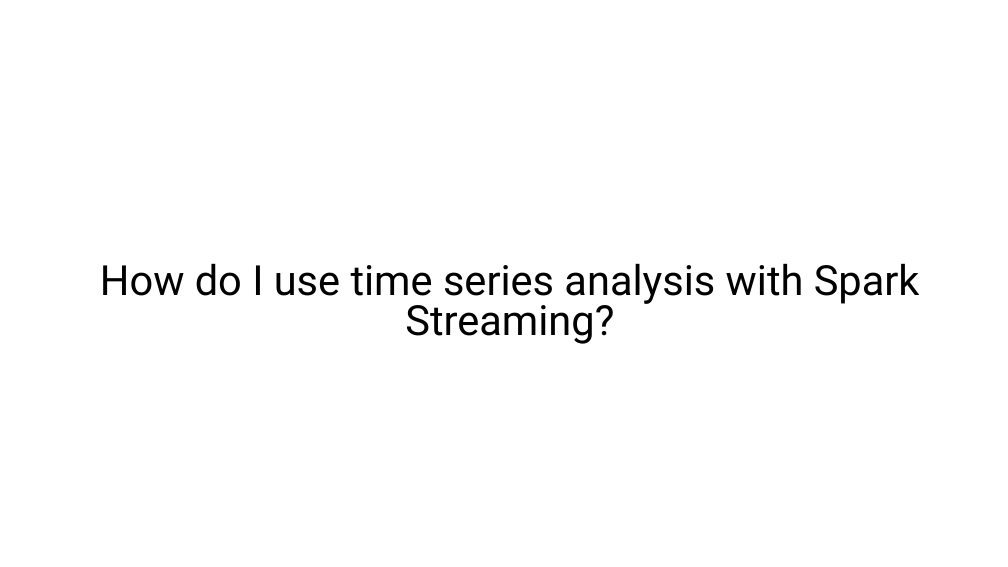
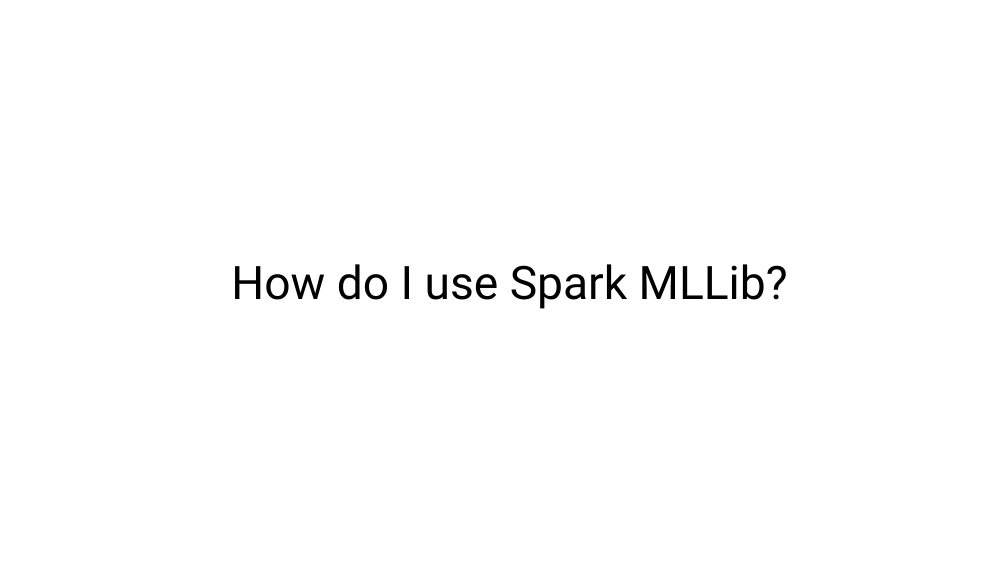
Before and after one commit to ccgcyber/Predictive-Analytics-with-Spark-in-HDInsight, a slide deck: slide 57 of PPT/Module 3.pptx (slide 24 before the commit). Drawn at 1008x567 pixels with LibreOffice and Linux fonts; fonts in the diff are those of the drawing. Boxes give left, top, right and bottom in pixels: in the first picture for what was removed or moved away, otherwise in the second. Text is boxed around its words. In the diff, an @@ line names an element or a change of style, - is before the commit and + after.

```diff
--- a/PPT/Module 3.pptx
+++ b/PPT/Module 3.pptx
@@ title at bbox=[231, 264, 788, 309]: text changed; size 39.6 to 44 pt @@
-How do I use time series analysis with Spark Streaming?
+How do I use Spark MLLib?
```
Also in this commit, not shown: 5 other slides changed, 75 slides added, 26 slides removed, 6 other files.
